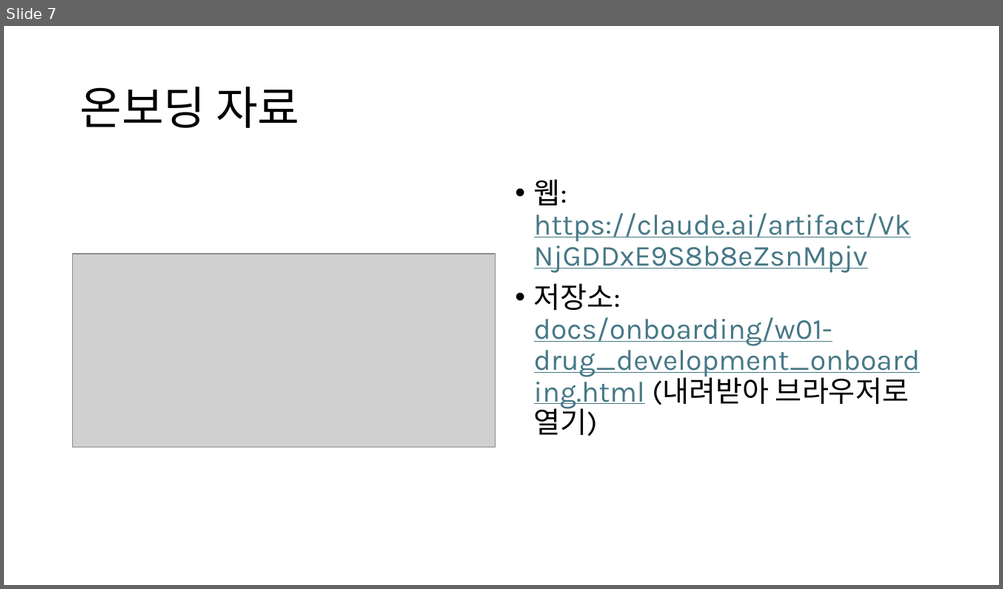
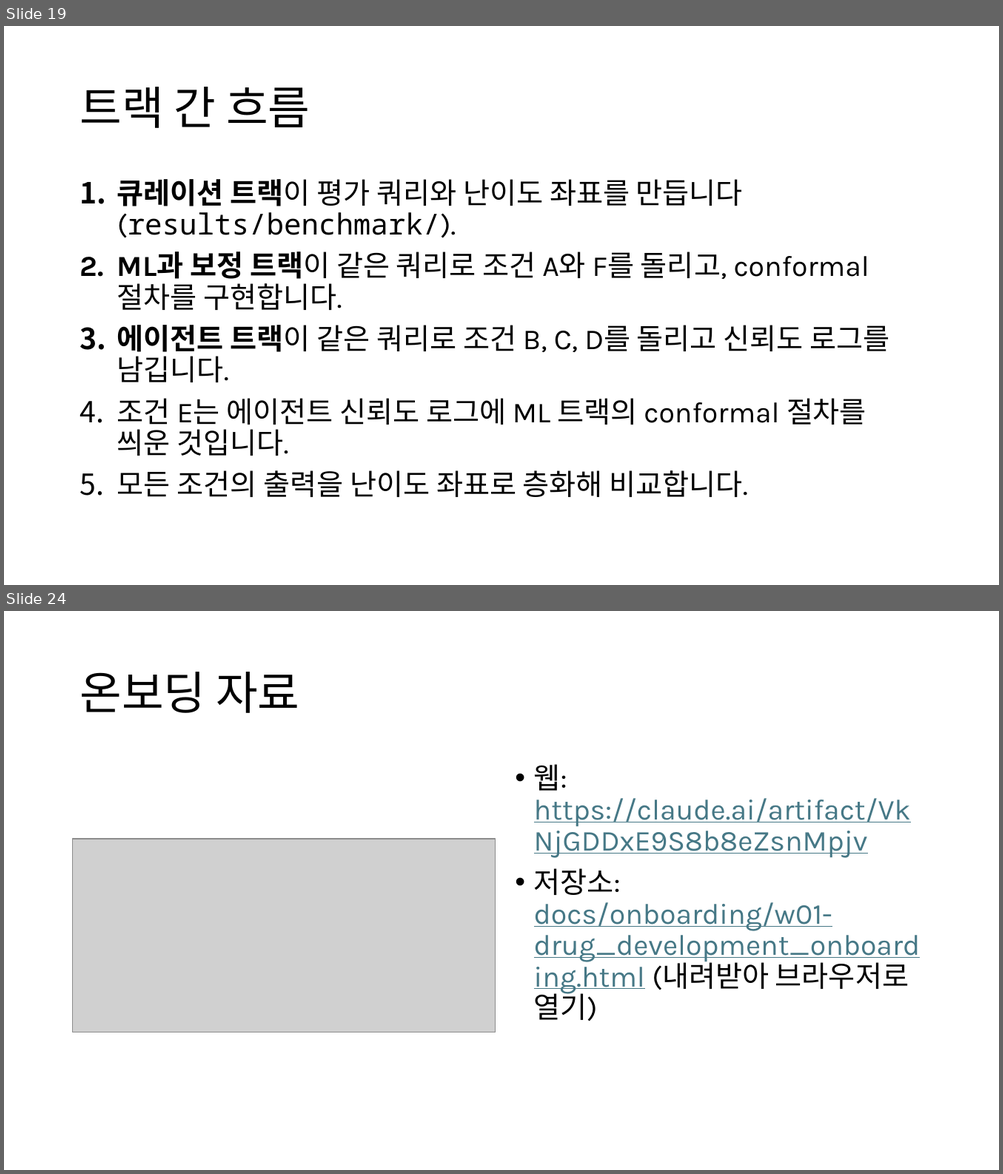
Before and after one commit to Pseudo-Lab/abstain-dti, a slide deck: docs/weekly/w01/w01.pptx. Shown one above the other, each under a label of ours: slide 7 before the commit, slides 19 and 24 after it; the slides between them are not shown. The pictures are 1003x589 and 1003x1174 pixels, drawn with LibreOffice and Linux fonts; fonts in the diff are those of the drawing; grey boxes stand for pictures. Boxes give left, top, right and bottom in pixels: in the first picture for what was removed or moved away, otherwise in the second. Text is boxed around its words. In the diff, an @@ line names an element or a change of style, - is before the commit and + after.

```diff
--- a/docs/weekly/w01/w01.pptx
+++ b/docs/weekly/w01/w01.pptx
@@ slide 19 added at (x1=4, y1=26, x2=999, y2=585), background #FFFFFF @@
@@ title added at (x1=79, y1=87, x2=310, y2=128), 44 pt, text #000000 @@
+트랙 간 흐름
@@ text added at (x1=117, y1=179, x2=889, y2=497), 28 pt, text #000000 @@
+1. 큐레이션 트랙이 평가 쿼리와 난이도 좌표를 만듭니다 (results/benchmark/).
+2. ML과 보정 트랙이 같은 쿼리로 조건 A와 F를 돌리고, conformal 절차를 구현합니다.
+3. 에이전트 트랙이 같은 쿼리로 조건 B, C, D를 돌리고 신뢰도 로그를 남깁니다.
+4. 조건 E는 에이전트 신뢰도 로그에 ML 트랙의 conformal 절차를 씌운 것입니다.
+5. 모든 조건의 출력을 난이도 좌표로 층화해 비교합니다.
@@ what was slide 7 is now slide 24 @@
```
Also in this commit, not shown: 16 other slides added, 6 other files.
